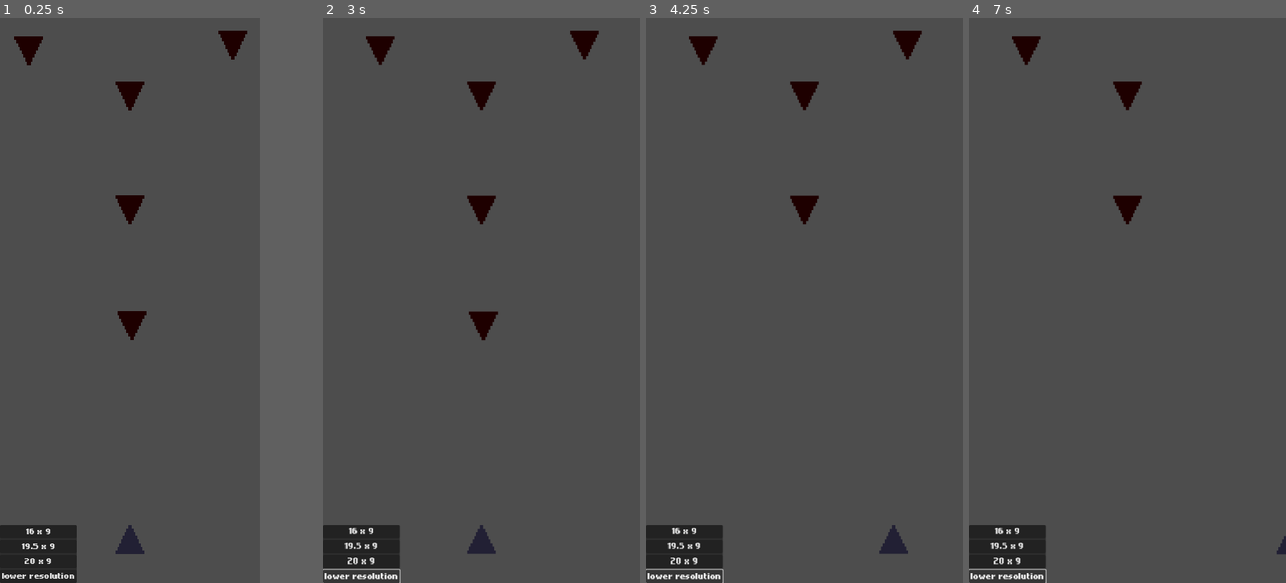
Above: before the commit, frames 1-4 (left to right).
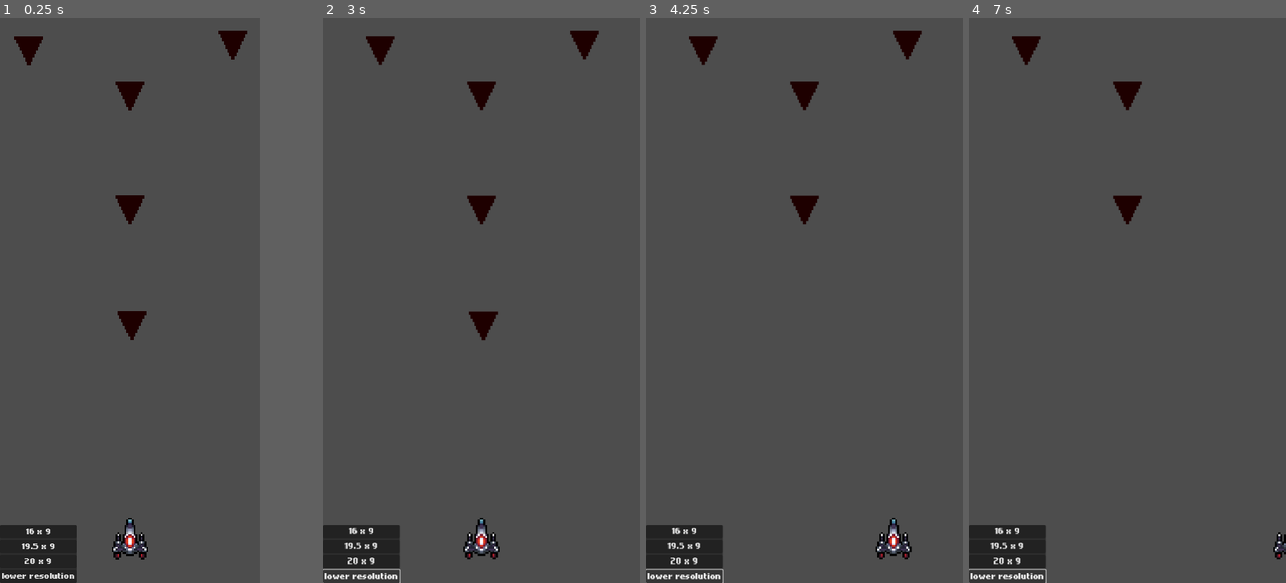
Above: after the commit, the same moments.

Repository: ilumiMATI/SpaceDefender2
Game: Godot game, scene res://scenes/game_root.tscn
Two runs of this game, one before a commit and one after it. Both use one fixed random seed, a clock stepped at 60 frames per second and the inputs below.
Inputs:
- Up to frame 1 (0.25 s): no input
- Up to frame 2 (3 s): click "16 x 9" at 0.5 s; click "19.5 x 9" at 1.25 s; click "20 x 9" at 2 s; click "lower resolution" at 2.75 s
- Up to frame 3 (4.25 s): tap Enter at 3.5 s; hold D (move_right) from 3.53 s (still down); tap Space (shoot) at 3.6 s
- Up to frame 4 (7 s): release D (move_right) at 4.28 s; hold S (move_down) 4.28-5.03 s; tap Space (shoot) every 0.75 s from 4.35 to 6.6 s; hold D (move_right) 5.03-5.78 s; hold W (move_up) 5.78-6.53 s; hold A (move_left) from 6.53 s (still down)

The runs differ from the first frame. In frame 1, 0.4% of the frame differs, in the area x 35-47%, y 88-96%; in frame 2, 0.4%; in frame 3, 0.4%; in frame 4, 0.1%.

Commit message:
Added player texture

Diff:
--- a/scenes/player.tscn
+++ b/scenes/player.tscn
@@ -1,7 +1,7 @@
 [gd_scene load_steps=3 format=3 uid="uid://bvuuauf6lspq"]
 
 [ext_resource type="Script" path="res://scripts/player.gd" id="1_pr7a7"]
-[ext_resource type="Texture2D" uid="uid://dg5a1nh183y1n" path="res://sprites/Player.png" id="1_xd8rk"]
+[ext_resource type="Texture2D" uid="uid://bocpdqdxc083n" path="res://sprites/player/basic_rocket.png" id="2_jf2w7"]
 
 [node name="Player" type="CharacterBody2D"]
 collision_layer = 2
@@ -10,7 +10,7 @@
 
 [node name="Sprite2D" type="Sprite2D" parent="."]
 z_index = 1
-texture = ExtResource("1_xd8rk")
+texture = ExtResource("2_jf2w7")
 
 [node name="CollisionPolygon2D" type="CollisionPolygon2D" parent="."]
 polygon = PackedVector2Array(0, -8, -8, 8, 8, 8)
Binary file added: sprites/player/basic_rocket.png
Not shown, added: sprites/player/basic_rocket.png.import
